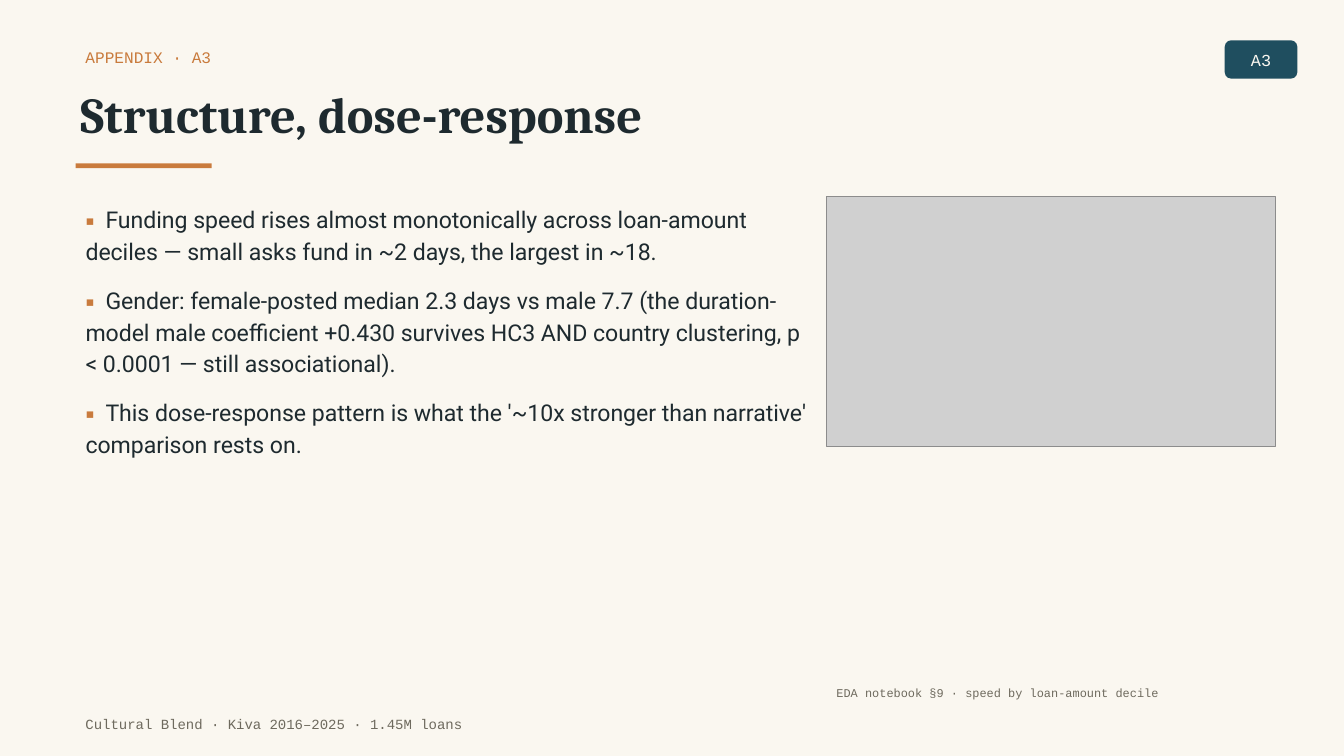
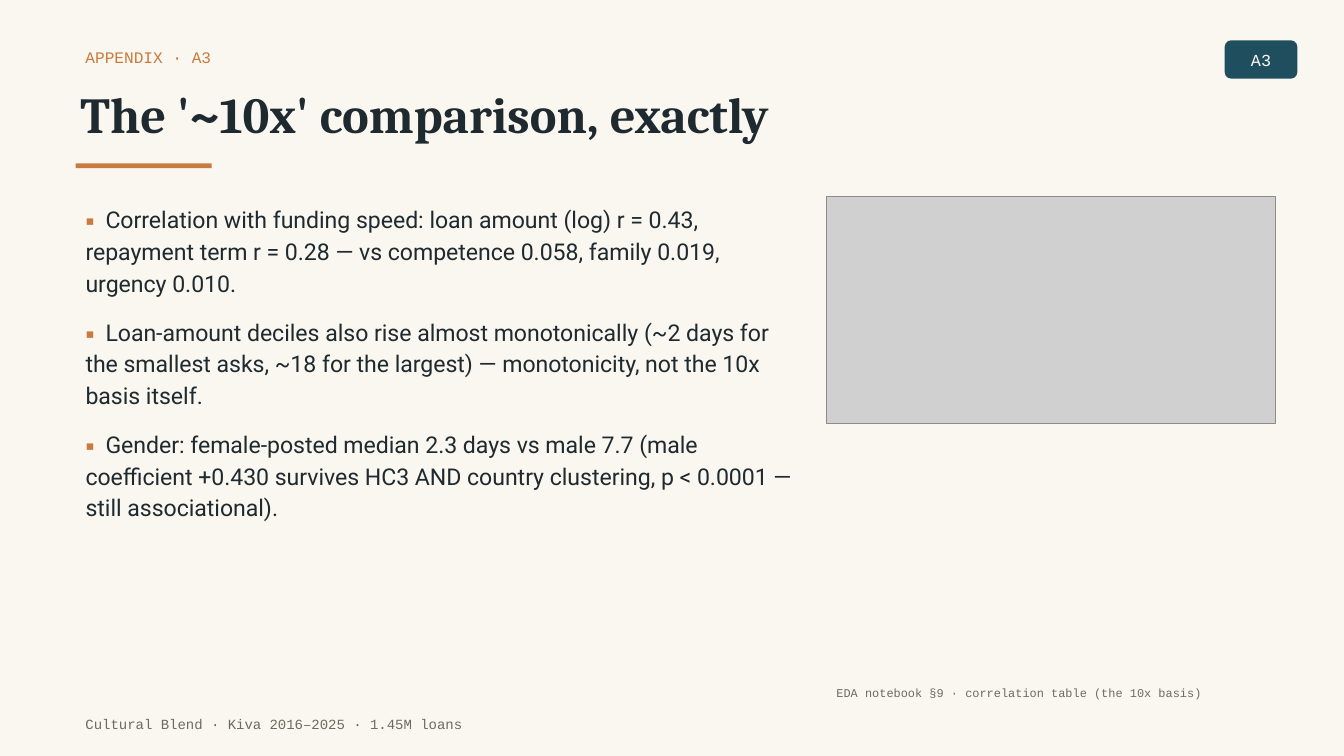
Before and after one commit to tuannm3812/unsw-ma-hackathon-2026, a slide deck: slide 14 of docs/presentation/slides_draft.pptx. Drawn at 1344x756 pixels with LibreOffice and Linux fonts; fonts in the diff are those of the drawing; grey boxes stand for pictures. Boxes give left, top, right and bottom in pixels: in the first picture for what was removed or moved away, otherwise in the second. Text is boxed around its words. In the diff, an @@ line names an element or a change of style, - is before the commit and + after.

```diff
--- a/docs/presentation/slides_draft.pptx
+++ b/docs/presentation/slides_draft.pptx
@@ text at (80,97,769,144): text changed @@
-Structure, dose-response
+The '~10x' comparison, exactly
@@ text at (86,209,769,521): text changed @@
-▪ Funding speed rises almost monotonically across loan-amount deciles — small asks fund in ~2 days, the largest in ~18.
-▪ Gender: female-posted median 2.3 days vs male 7.7 (the duration-model male coefficient +0.430 survives HC3 AND country clustering, p < 0.0001 — still associational).
-▪ This dose-response pattern is what the '~10x stronger than narrative' comparison rests on.
+▪ Correlation with funding speed: loan amount (log) r = 0.43, repayment term r = 0.28 — vs competence 0.058, family 0.019, urgency 0.010.
+▪ Loan-amount deciles also rise almost monotonically (~2 days for the smallest asks, ~18 for the largest) — monotonicity, not the 10x basis itself.
+▪ Gender: female-posted median 2.3 days vs male 7.7 (male coefficient +0.430 survives HC3 AND country clustering, p < 0.0001 — still associational).
@@ picture: place and size @@
-picture at (827,197,1275,447)
+picture at (827,197,1275,424)
@@ text at (836,688,1201,700): text changed @@
-EDA notebook §9 · speed by loan-amount decile
+EDA notebook §9 · correlation table (the 10x basis)
```
Also in this commit, not shown: 6 other slides changed, 16 other files.
